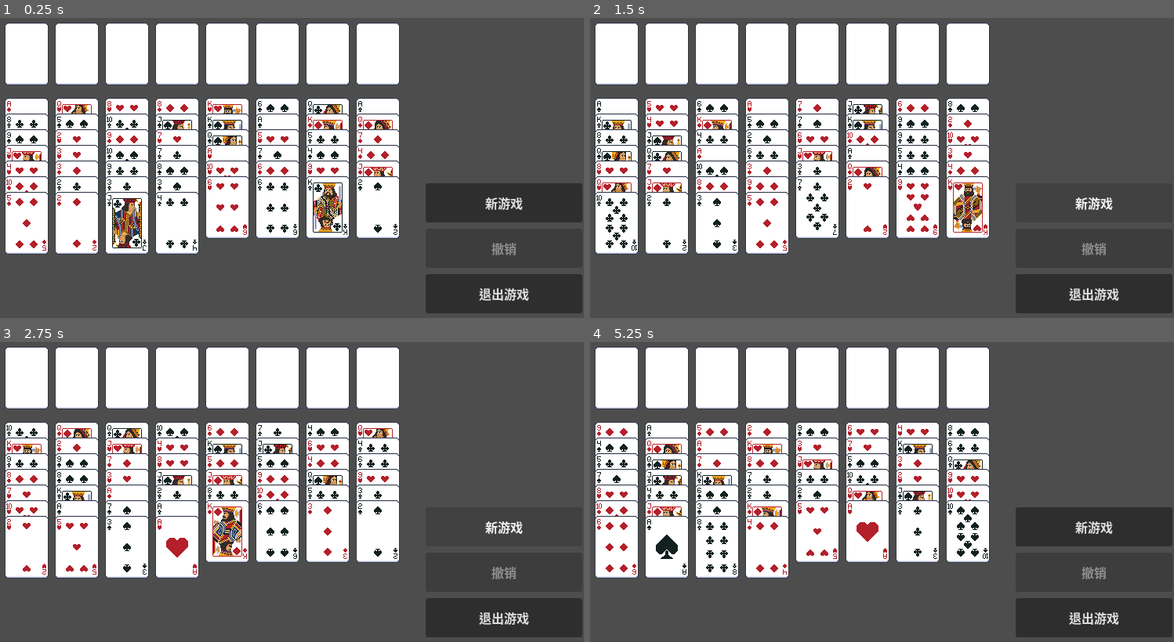
Above: before the commit, frames 1-4 (two rows, left to right).
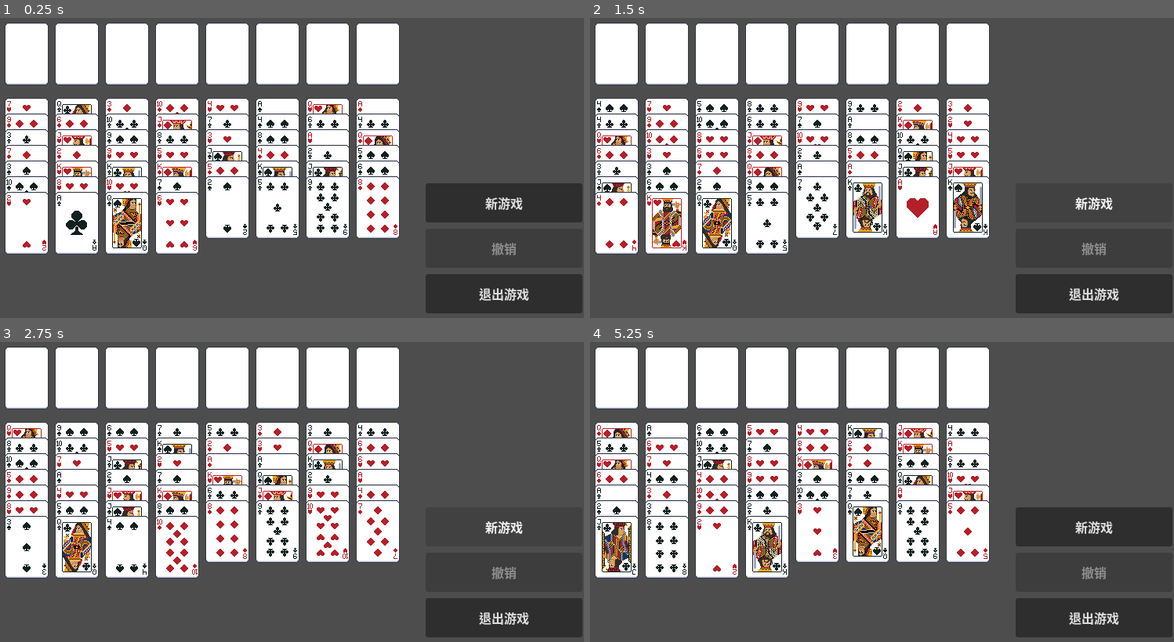
Above: after the commit, the same moments.

Repository: WangLuofan/FreeCell
Game: Godot game, scene res://Scenes/game.tscn
Same seed, same stepped clock (60 frames per second), same inputs: the game is played once before the commit and once after it.
Inputs (mouse positions are in pixels of both pictures, inside the frame that each line leads up to):
- Up to frame 1 (0.25 s): no input
- Up to frame 2 (1.5 s): click "新游戏" at 0.5 s; click "新游戏" at 1.25 s
- Up to frame 3 (2.75 s): click "新游戏" at 2 s
- Up to frame 4 (5.25 s): tap Enter at 2.75, 4.25 s; move the mouse to (619, 378) at 2.77 s; click (619, 378) at 2.92 s; tap Space at 3.5, 5 s; move the mouse to (665, 378) at 3.52 s; click (665, 378) at 3.67 s; move the mouse to (718, 378) at 4.27 s; click (718, 378) at 4.42 s; move the mouse to (765, 378) at 5.02 s; click (765, 378) at 5.17 s

The runs differ from the first frame. In frame 1, 5.8% of the frame differs, in the area x 1-69%, y 27-78%; in frame 2, 6.8%; in frame 3, 6.3%; in frame 4, 6.9%.

Commit message:
[Update]关卡调整

Diff:
--- a/Scripts/game.gd
+++ b/Scripts/game.gd
@@ -16,6 +16,7 @@
 var is_game_over: bool = false
 
 var all_cards: Array[Card] = []
+var current_level: int = 0  # 当前关卡编号（首次调用start_new_game会变成1）
 
 @onready var revoke_button: Button = $VBoxContainer/revoke
 @onready var table_container: Control = $TableContainer
@@ -187,16 +188,36 @@
 	self.records.clear()
 
 ## 开始新游戏
-func start_new_game() -> void:
-	if self.is_auto_moving:
-		return
+## level: 关卡编号，-1表示进入下一关，0表示重玩当前关，>0表示指定关卡
+func start_new_game(level: int = -1) -> void:
+	if self.is_auto_moving:
+		return
+
+	# 处理关卡编号
+	if level == -1:
+		current_level += 1  # 下一关
+	elif level == 0:
+		pass  # 重玩当前关，保持current_level不变
+	else:
+		current_level = level  # 指定关卡
 
 	self.is_game_over = false
 	self.is_revoking = false
 	self.clean_resource()
 	self.cancel_all_selection()
 
-	all_cards.shuffle()
+	# 使用关卡编号作为随机种子来洗牌
+	var rng = RandomNumberGenerator.new()
+	rng.seed = current_level
+
+	# Fisher-Yates洗牌算法
+	for i in range(all_cards.size() - 1, 0, -1):
+		var j = rng.randi_range(0, i)
+		var temp = all_cards[i]
+		all_cards[i] = all_cards[j]
+		all_cards[j] = temp
+
+	# 发牌
 	var card_index: int = 0
 	for index in range(Consts.CARD_SUIT_TOTAL_COUNT * Consts.CARD_VALUE_TOTAL_COUNT):
 		table_rows[card_index].push_card(all_cards[index])
